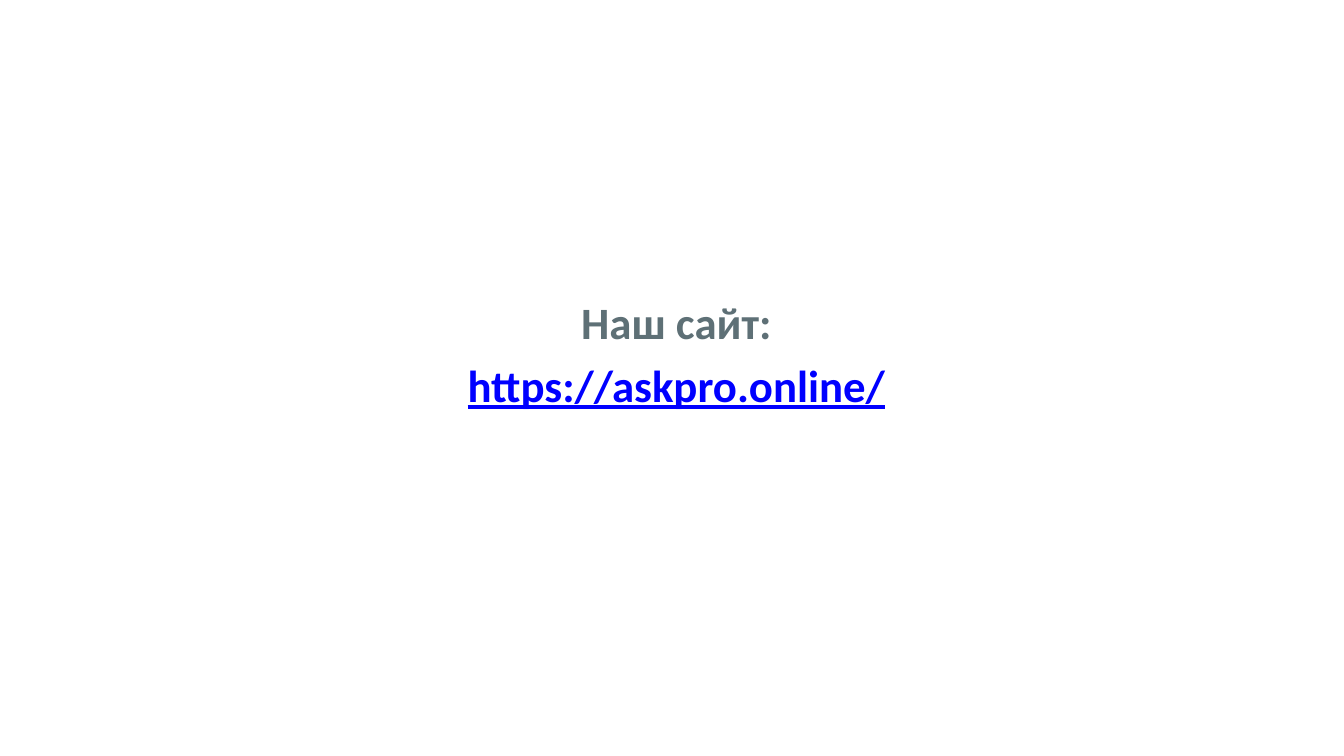
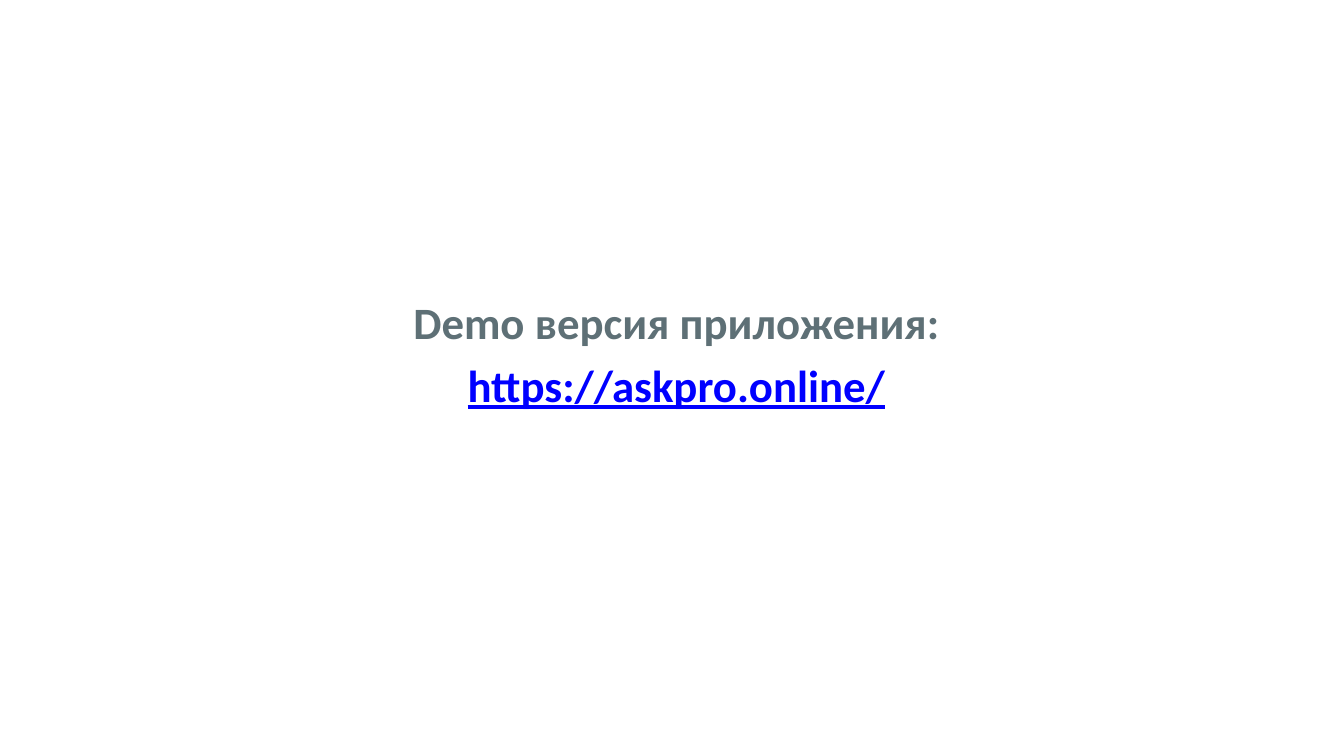
Before and after one commit to mike-petrov/citek, a slide deck: slide 5 of ЦИТИК демо-день.pptx (slide 4 before the commit). Drawn at 1344x756 pixels with LibreOffice and Linux fonts; fonts in the diff are those of the drawing; background and template pictures are left out. Boxes give left, top, right and bottom in pixels: in the first picture for what was removed or moved away, otherwise in the second. Text is boxed around its words. In the diff, an @@ line names an element or a change of style, - is before the commit and + after.

Commit message:
Demo-day

```diff
--- a/ЦИТИК демо-день.pptx
+++ b/ЦИТИК демо-день.pptx
@@ text at (x1=413, y1=310, x2=939, y2=346): text changed @@
-Наш сайт:
+Demo версия приложения:
```
Also in this commit, not shown: 1 slide added.
